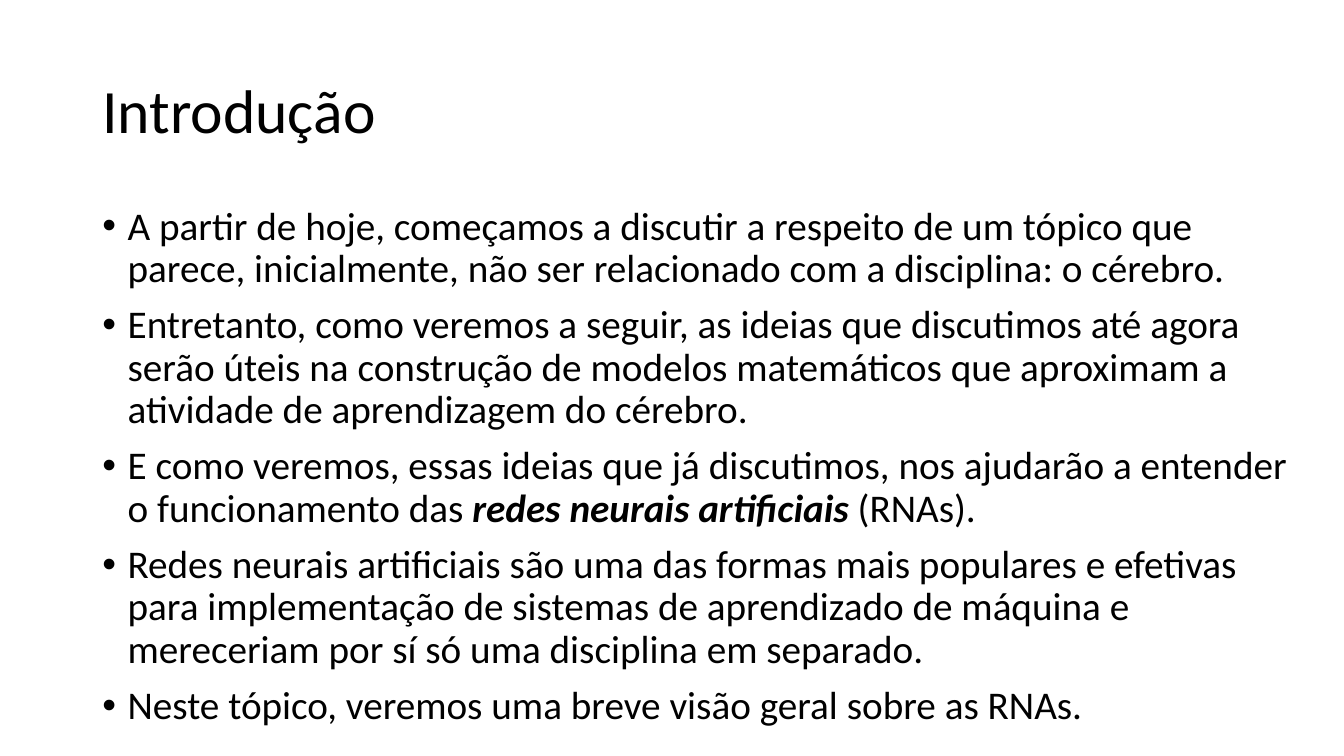
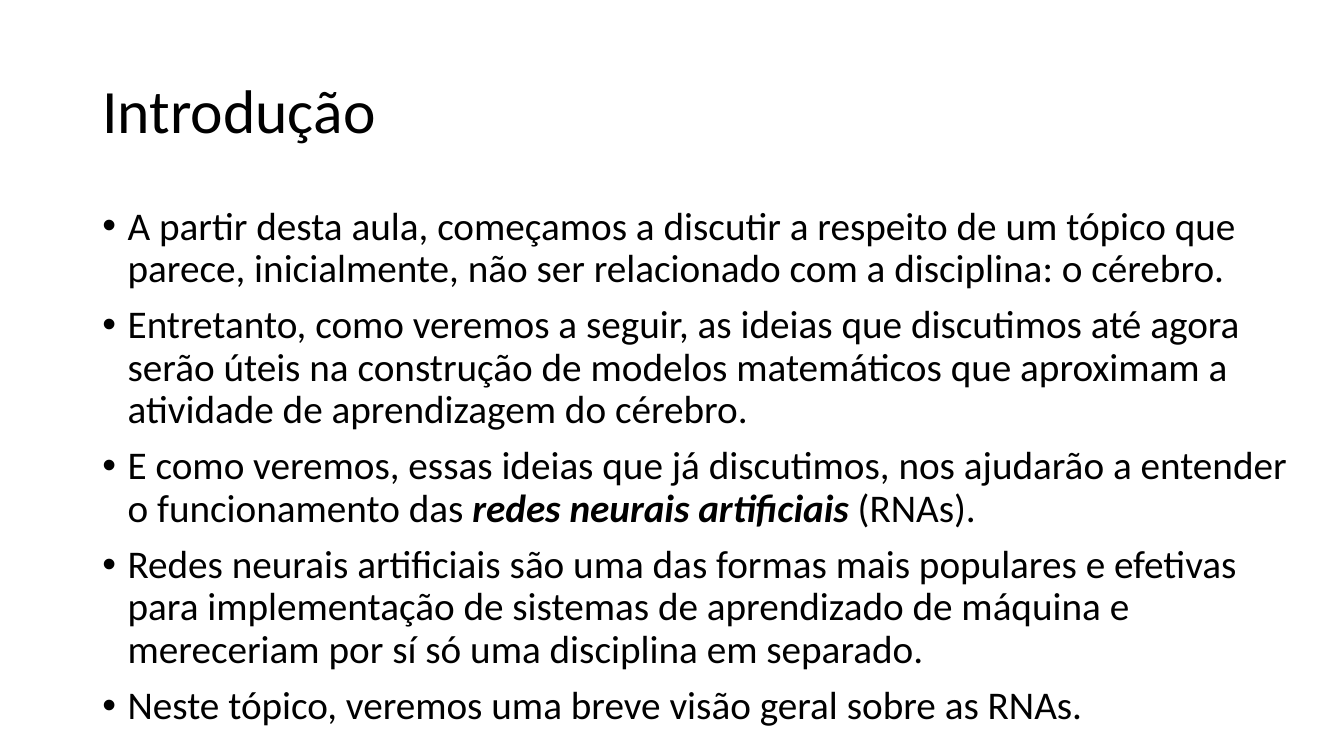
Before and after one commit to zz4fap/t320_aprendizado_de_maquina, a slide deck: slide 2 of slides/T320_Redes_Neurais_Artificiais (Parte I).pptx. Drawn at 1344x756 pixels with LibreOffice and Linux fonts; fonts in the diff are those of the drawing. Boxes give left, top, right and bottom in pixels: in the first picture for what was removed or moved away, otherwise in the second. Text is boxed around its words. In the diff, an @@ line names an element or a change of style, - is before the commit and + after.

Commit message:
new scripts

```diff
--- a/slides/T320_Redes_Neurais_Artificiais (Parte I).pptx
+++ b/slides/T320_Redes_Neurais_Artificiais (Parte I).pptx
@@ text at (128,212,1236,289): text changed @@
-• A partir de hoje, começamos a discutir a respeito de um tópico que parece, inicialmente, não ser relacionado com a disciplina: o cérebro.
+• A partir desta aula, começamos a discutir a respeito de um tópico que parece, inicialmente, não ser relacionado com a disciplina: o cérebro.
```
